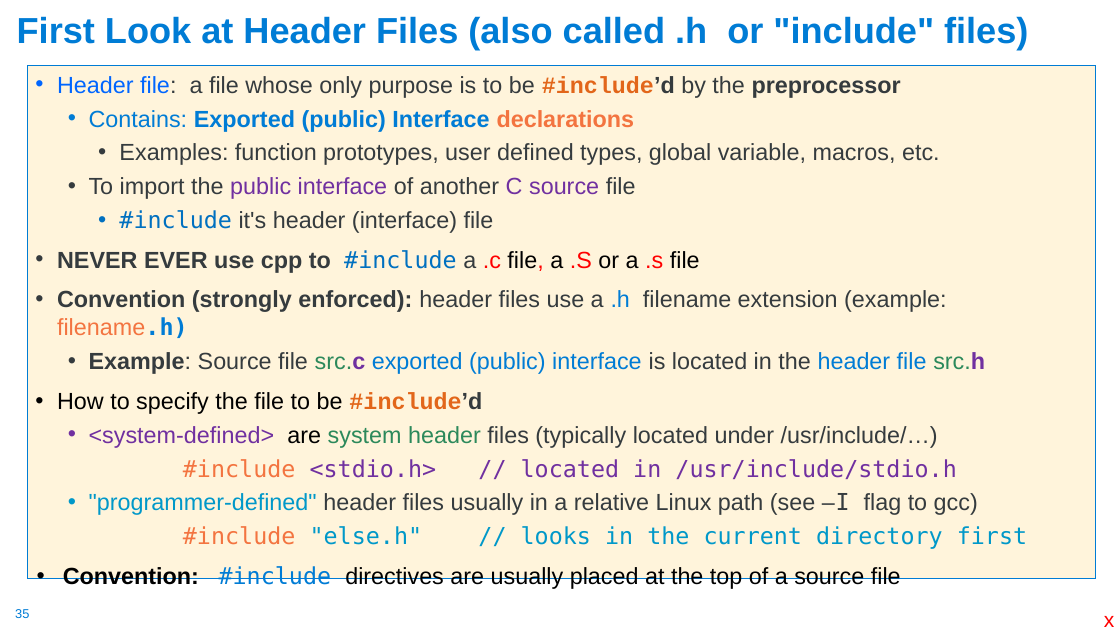
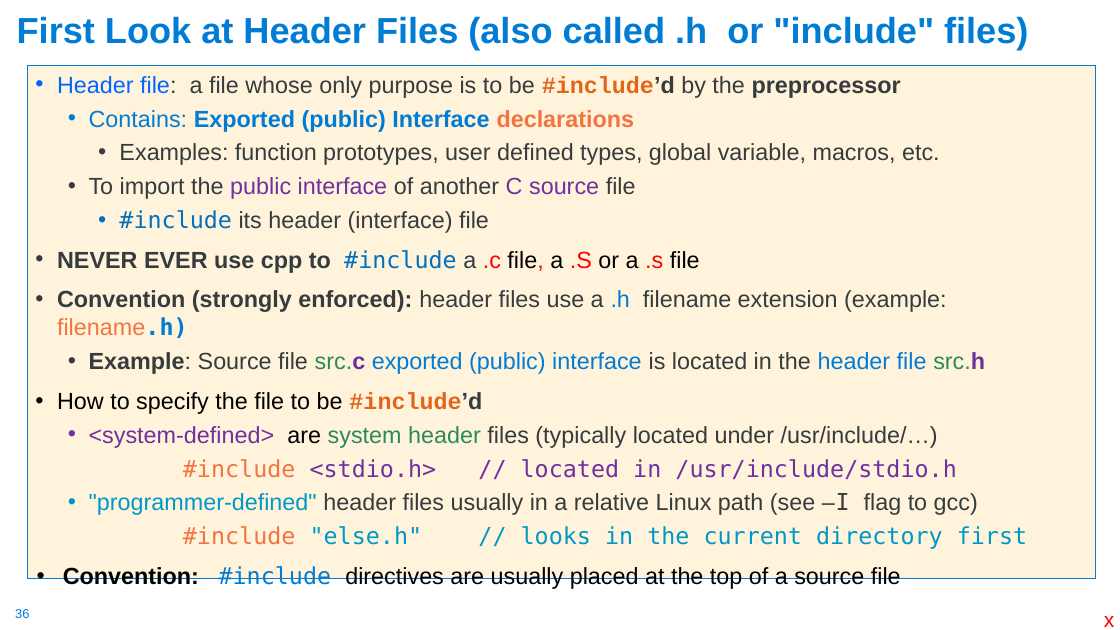
Before and after one commit to cse30-sp24/Muller-Slides, a slide deck: slide 36 of 01-C-Part1.pptx (slide 35 before the commit). Drawn at 1120x630 pixels with LibreOffice and Linux fonts; fonts in the diff are those of the drawing. Boxes give left, top, right and bottom in pixels: in the first picture for what was removed or moved away, otherwise in the second. Text is boxed around its words. In the diff, an @@ line names an element or a change of style, - is before the commit and + after.

```diff
--- a/01-C-Part1.pptx
+++ b/01-C-Part1.pptx
@@ text at (x1=119, y1=210, x2=489, y2=233): text changed @@
-    • #include it's header (interface) file
+    • #include its header (interface) file
@@ page number at (x1=15, y1=609, x2=29, y2=618): text changed @@
-35
+36
```
Also in this commit, not shown: 20 other slides changed, 1 slide added, 1 other file.
